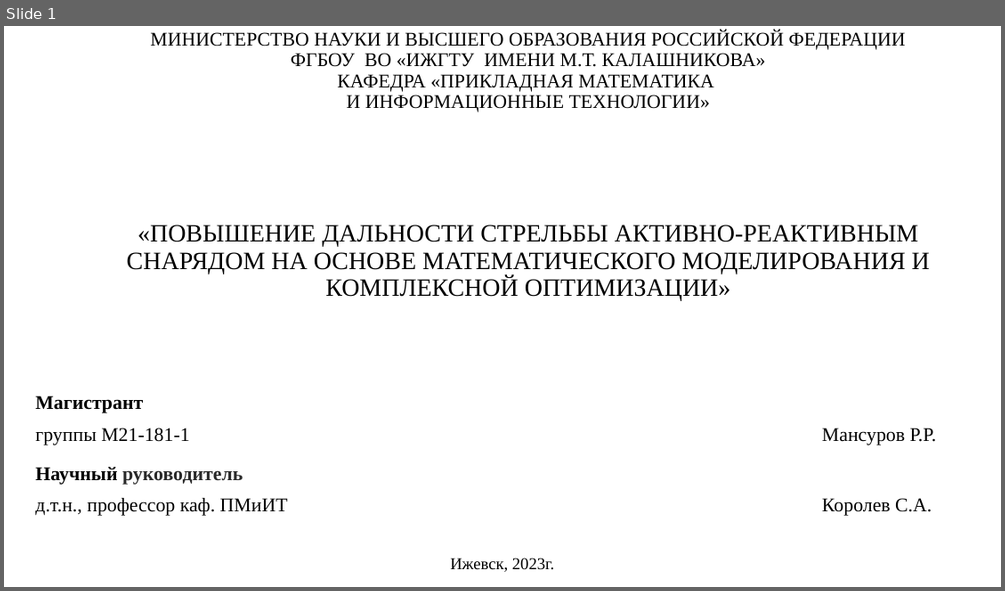
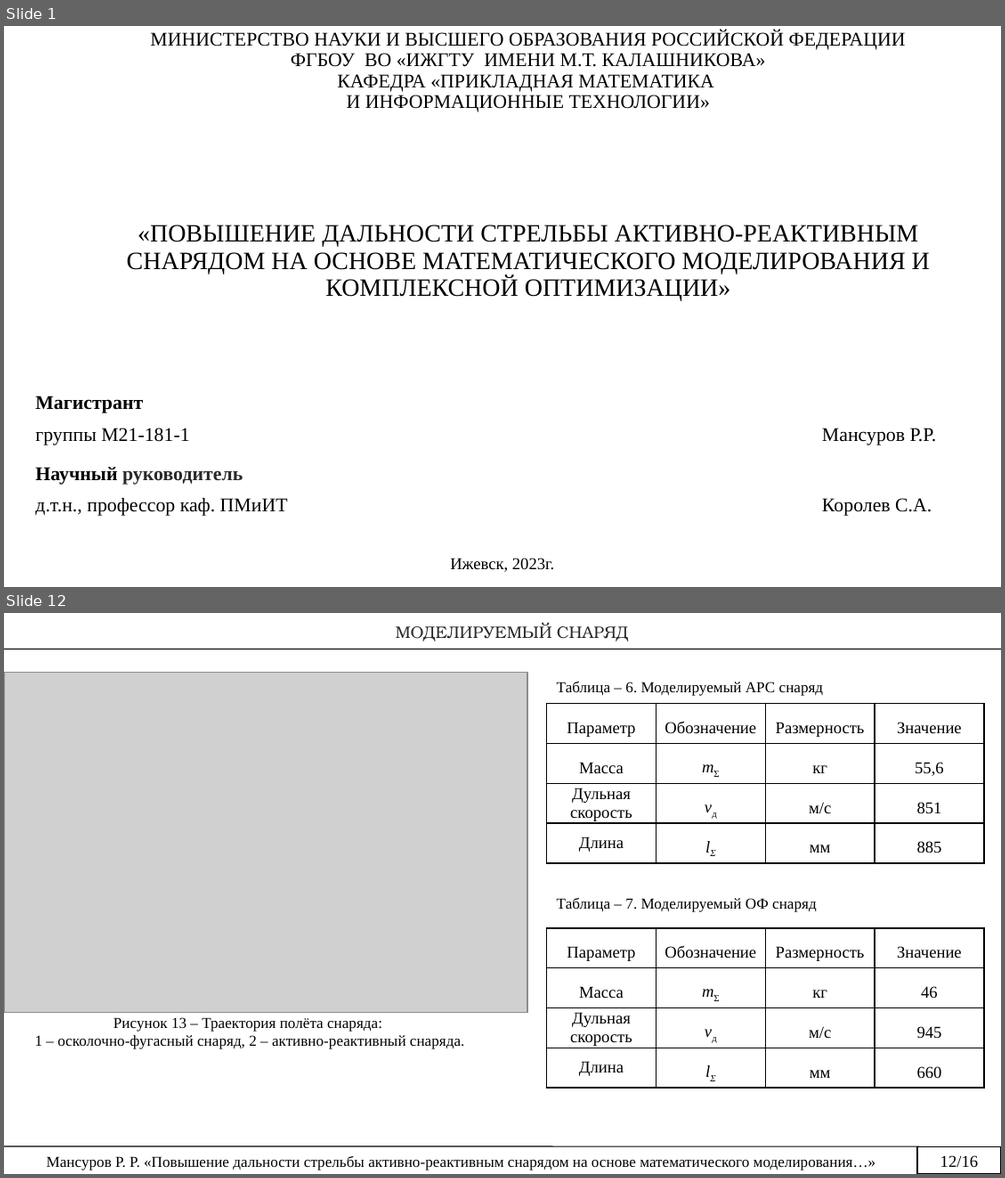
Before and after one commit to rustam-mansurov/cats, a slide deck: Диссертация/Мансуров Презентация.pptx. Shown one above the other, each under a label of ours: slide 1 before the commit, slides 1 and 12 after it; the slides between them are not shown. The pictures are 1005x591 and 1005x1178 pixels, drawn with LibreOffice and Linux fonts; fonts in the diff are those of the drawing; grey boxes stand for pictures. Boxes give left, top, right and bottom in pixels: in the first picture for what was removed or moved away, otherwise in the second. Text is boxed around its words. In the diff, an @@ line names an element or a change of style, - is before the commit and + after.

```diff
--- a/Диссертация/Мансуров Презентация.pptx
+++ b/Диссертация/Мансуров Презентация.pptx
@@ slide 12 added at (4, 613, 1001, 1174), background #FFFFFF @@
@@ text added at (396, 623, 628, 641), 12 pt, text #292929, small capitals @@
+МОДЕЛИРУЕМЫЙ СНАРЯД
@@ line added from (4, 649) to (1001, 649), #000000 0.75 pt @@
@@ picture added at (4, 672, 527, 1012) @@
@@ text added at (557, 682, 824, 696), 11 pt, text #000000 @@
+Таблица – 6. Моделируемый АРС снаряд
@@ table added at (546, 704, 985, 863), 4 rows, 4 columns @@
+Параметр | Обозначение | Размерность | Значение
+Масса | mΣ | кг | 55,6
+Дульная скорость | vд | м/с | 851
+Длина | lΣ | мм | 885
@@ text added at (557, 898, 817, 912), 11 pt, text #000000 @@
+Таблица – 7. Моделируемый ОФ снаряд
@@ table added at (546, 928, 985, 1087), 4 rows, 4 columns @@
+Параметр | Обозначение | Размерность | Значение
+Масса | mΣ | кг | 46
+Дульная скорость | vд | м/с | 945
+Длина | lΣ | мм | 660
@@ text added at (35, 1017, 464, 1049), 11 pt, text #000000 @@
+Рисунок 13 – Траектория полёта снаряда:
+1 – осколочно-фугасный снаряд, 2 – активно-реактивный снаряда.
@@ line added from (4, 1146) to (919, 1146), #000000 0.75 pt @@
@@ rectangle added at (917, 1146, 1001, 1173), fill #FFFFFF, outline #000000 0.74 pt @@
@@ rectangle added at (917, 1146, 1001, 1173), outline #000000 0.75 pt, 12 pt, text #000000 @@
+12/16
@@ text added at (47, 1156, 876, 1170), 11 pt, text #000000 @@
+Мансуров Р. Р. «Повышение дальности стрельбы активно-реактивным снарядом на основе математического моделирования…»
```
Also in this commit, not shown: 13 slides changed, 7 slides removed, 16 other files.
